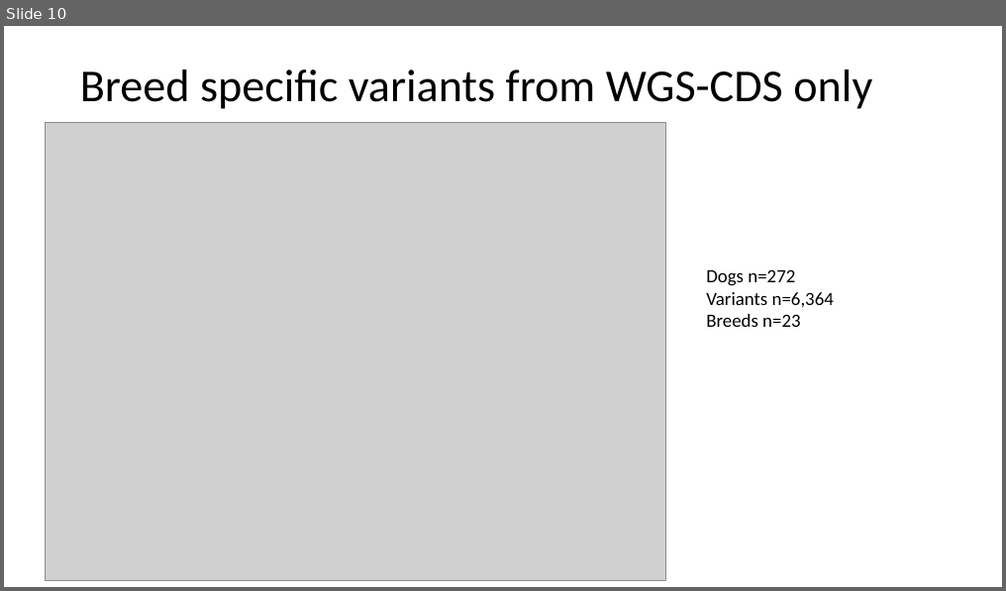
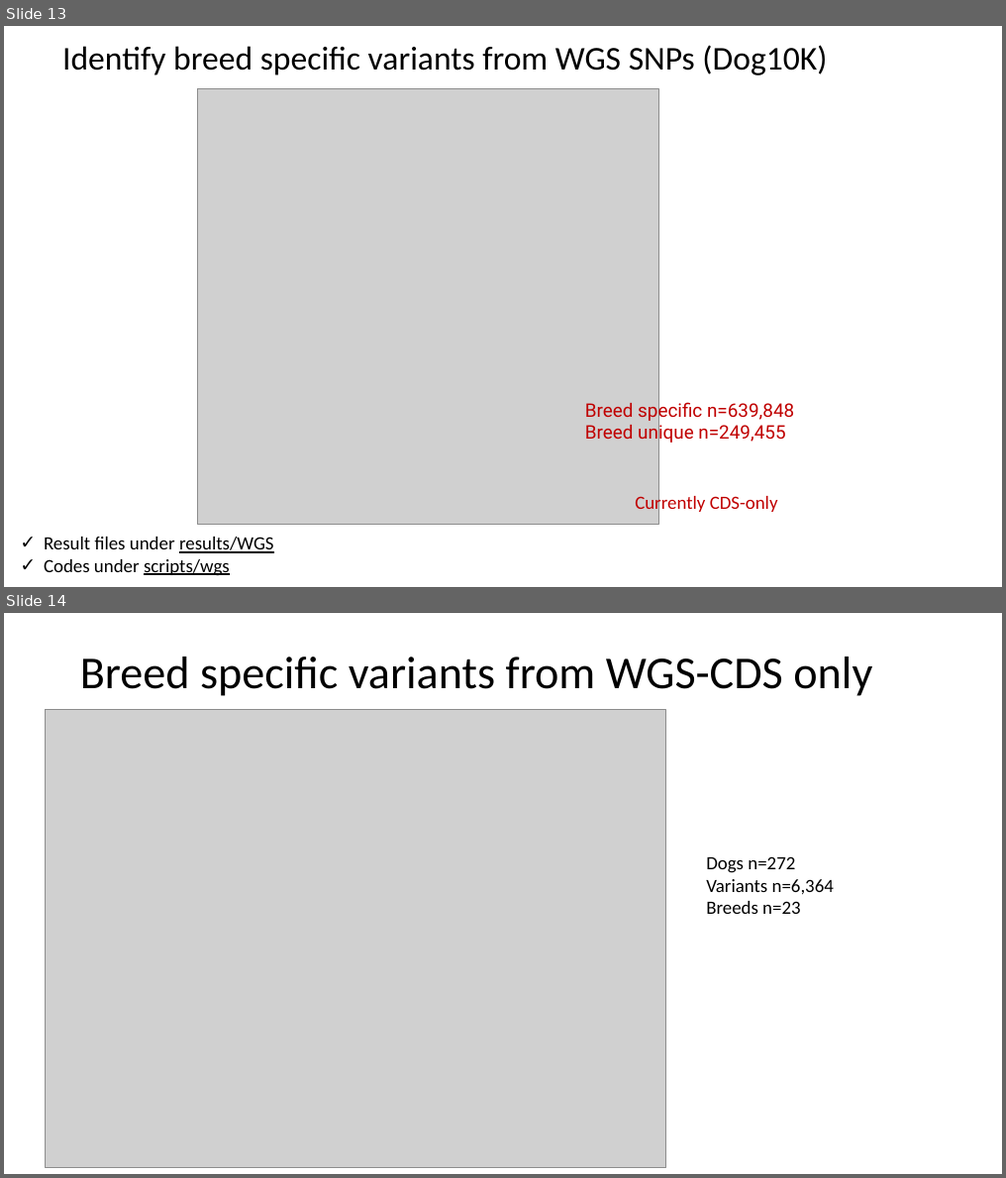
Before and after one commit to JingxuanChen7/canine_tumor_wes, a slide deck: doc/LabMeeting120123.pptx. Shown one above the other, each under a label of ours: slide 10 before the commit, slides 13 and 14 after it. The pictures are 1006x591 and 1006x1178 pixels, drawn with LibreOffice and Linux fonts; fonts in the diff are those of the drawing; grey boxes stand for pictures. Boxes give left, top, right and bottom in pixels: in the first picture for what was removed or moved away, otherwise in the second. Text is boxed around its words. In the diff, an @@ line names an element or a change of style, - is before the commit and + after.

```diff
--- a/doc/LabMeeting120123.pptx
+++ b/doc/LabMeeting120123.pptx
@@ slide 13 added at [4,26,1002,587], background #FFFFFF @@
@@ title added at [62,45,827,76], 32 pt, text #000000 @@
+Identify breed specific variants from WGS SNPs (Dog10K)
@@ picture added at [198,89,659,525] @@
@@ text added at [585,399,794,445], 18 pt, text #C00000 @@
+Breed specific n=639,848
+Breed unique n=249,455
@@ text added at [635,494,778,515], 18 pt, text #C00000 @@
+Currently CDS-only
@@ text added at [44,537,274,576], 18 pt, text #000000 @@
+✓ Result files under results/WGS
+✓ Codes under scripts/wgs
@@ what was slide 10 is now slide 14 @@
```
Also in this commit, not shown: 8 slides changed, 4 other slides added, 1 other file.
